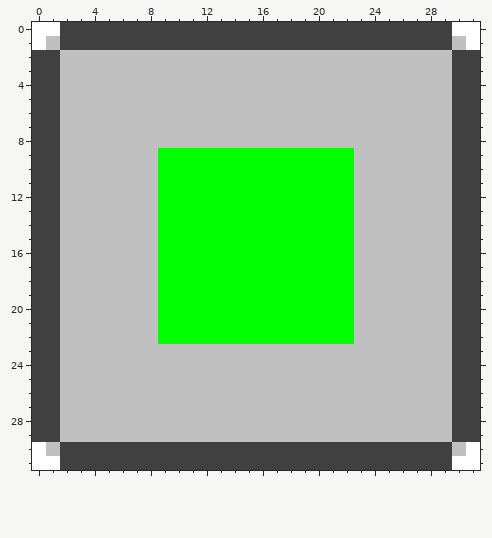
Edited in one commit: pixel-art sprite (src/assets/img/tile/flag_3.png). Above: the version before the commit.
The file is 32x32 pixels.
The result:
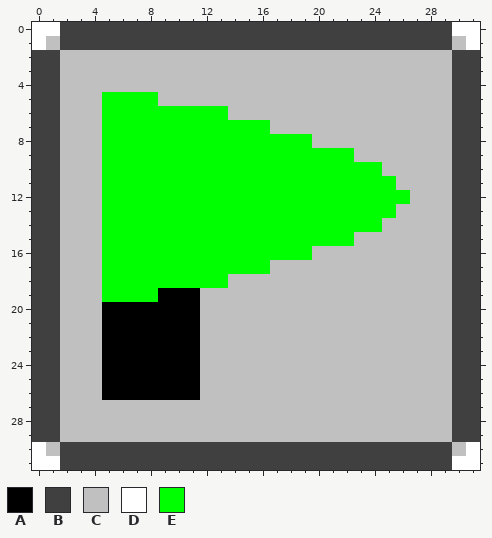
Palette (. is transparent): A #000000  B #404040  C #c0c0c0  D #ffffff  E #00ff00
Change:
y 5: x 5..8 CCCC -> EEEE
y 6: x 5..13 CCCCCCCCC -> EEEEEEEEE
y 7: x 5..16 CCCCCCCCCCCC -> EEEEEEEEEEEE
y 8: x 5..19 CCCCCCCCCCCCCCC -> EEEEEEEEEEEEEEE
y 9: x 5..8 CCCC -> EEEE
y 10: x 5..8 CCCC -> EEEE; x 23..24 CC -> EE
y 11: x 5..8 CCCC -> EEEE; x 23..25 CCC -> EEE
y 12: x 5..8 CCCC -> EEEE; x 23..26 CCCC -> EEEE
y 13: x 5..8 CCCC -> EEEE; x 23..25 CCC -> EEE
y 14: x 5..8 CCCC -> EEEE; x 23..24 CC -> EE
y 15: x 5..8 CCCC -> EEEE
y 16: x 5..8 CCCC -> EEEE; x 20..22 EEE -> CCC
y 17: x 5..8 CCCC -> EEEE; x 17..22 EEEEEE -> CCCCCC
y 18: x 5..8 CCCC -> EEEE; x 14..22 EEEEEEEEE -> CCCCCCCCC
y 19: x 5..22 CCCCEEEEEEEEEEEEEE -> EEEEAAACCCCCCCCCCC
y 20..22: x 5..22 CCCCEEEEEEEEEEEEEE -> AAAAAAACCCCCCCCCCC
y 23..26: x 5..11 CCCCCCC -> AAAAAAA
Where, in picture pixels (left, top, right, bottom), the same in both pictures:
changed: (102, 92, 410, 400)
